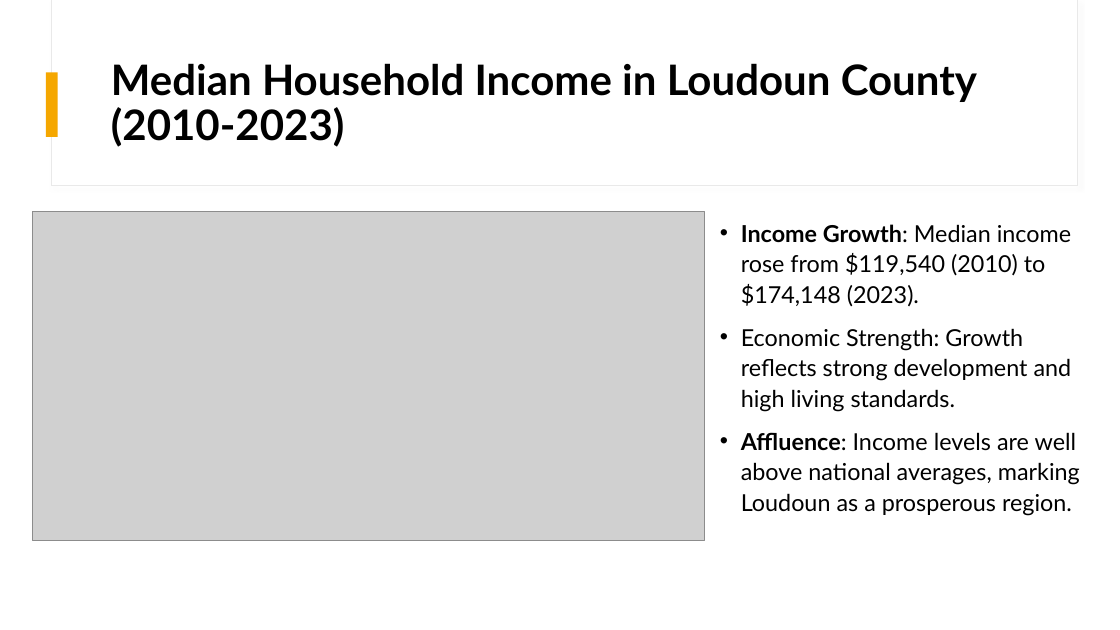
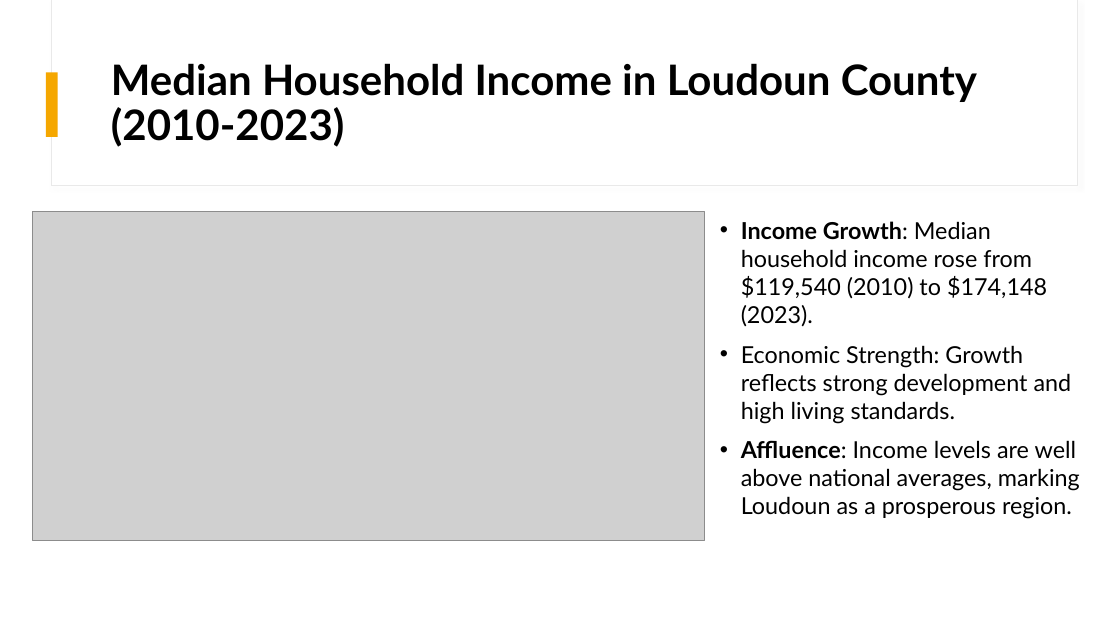
Before and after one commit to Akemp787/Loudoun_County_Growth_Study, a slide deck: slide 10 of presentation/Loudoun County Growth Study.pptx. Drawn at 1120x630 pixels with LibreOffice and Linux fonts; fonts in the diff are those of the drawing; grey boxes stand for pictures. Boxes give left, top, right and bottom in pixels: in the first picture for what was removed or moved away, otherwise in the second. Text is boxed around its words. In the diff, an @@ line names an element or a change of style, - is before the commit and + after.

Commit message:
Loudoun County Growth Study

```diff
--- a/presentation/Loudoun County Growth Study.pptx
+++ b/presentation/Loudoun County Growth Study.pptx
@@ text at (x1=741, y1=221, x2=1047, y2=326): text changed @@
-• Income Growth: Median income rose from $119,540 (2010) to $174,148 (2023).
+• Income Growth: Median household income rose from $119,540 (2010) to $174,148 (2023).
@@ text at (x1=741, y1=345, x2=1080, y2=519): line spacing 1.1 to 1 @@
```
Also in this commit, not shown: 2 other slides changed, 3 other files.
